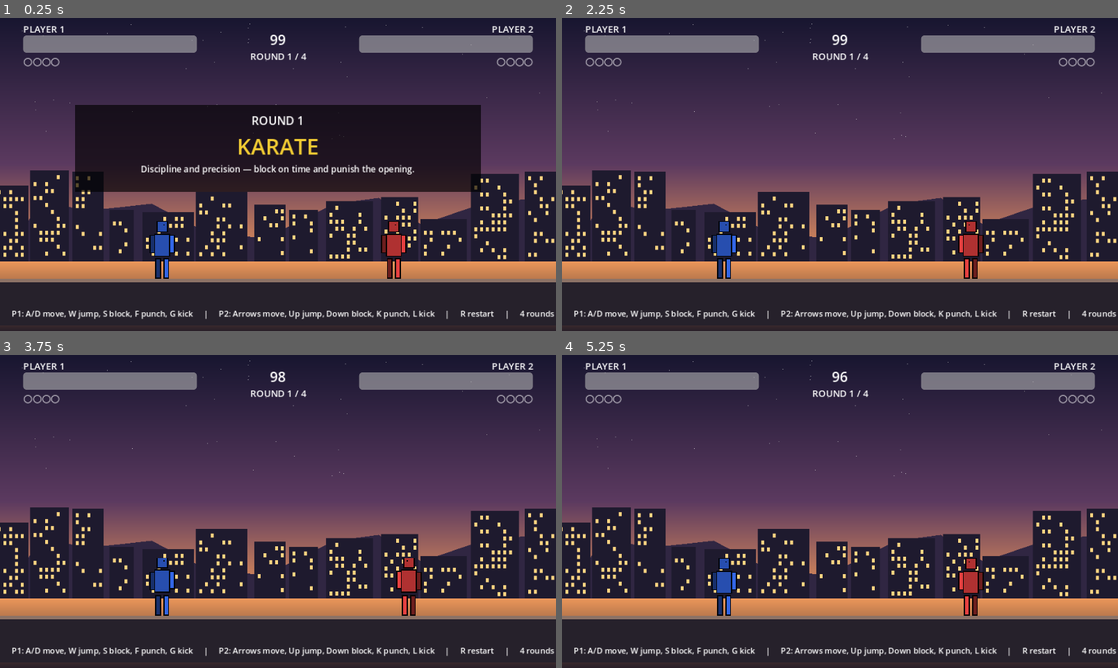
Above: before the commit, frames 1-4 (two rows, left to right).
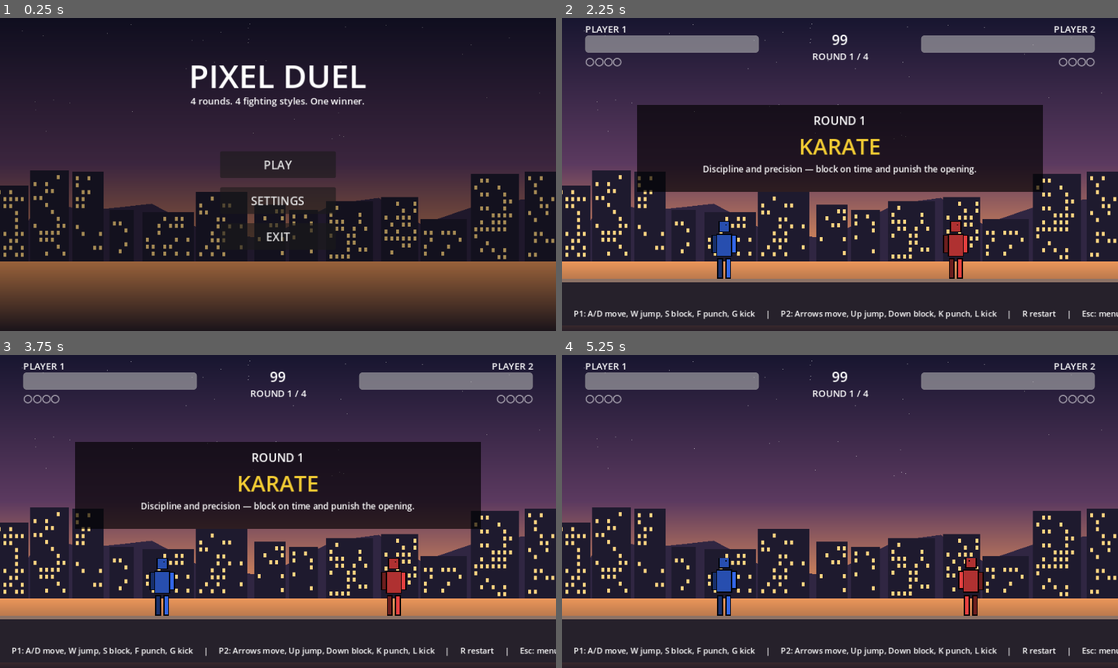
Above: after the commit, the same moments.

Repository: AashishThapaMagar/pixel-duel
Game: Godot game, scene res://scenes/MainMenu.tscn
The game is run twice, just before and just after one commit, with the same random seed, the same clock (stepped at 60 frames per second) and the same inputs. Before the commit the project starts from res://scenes/Arena.tscn.
Inputs (mouse positions are in pixels of both pictures, inside the frame that each line leads up to):
- Up to frame 1 (0.25 s): no input
- Up to frame 2 (2.25 s): click (840, 199) at 0.5 s, where only the run after the commit has a clickable "SETTINGS"; click (840, 237) at 1.25 s, where only the run after the commit has a clickable "BACK"; click (840, 165) at 2 s, where only the run after the commit has a clickable "PLAY"
- Up to frame 3 (3.75 s): tap Enter at 3.5 s
- Up to frame 4 (5.25 s): no input

The runs differ from the first frame. In frame 1, 54% of the frame differs, in the area x 0-100%, y 1-97%; in frame 2, 21%; in frame 3, 21%; in frame 4, 0.2%.

Commit message:
Add a main menu with Play, Settings, and Exit
- scenes/MainMenu.tscn (now run/main_scene) is the game's entry point:
  Play starts Arena.tscn, Settings shows a Fullscreen toggle + Volume
  slider, Exit quits. Both screens share one scene, toggled visible by
  main_menu.gd rather than split into separate scene files.
- scripts/settings.gd is a new autoload: applies fullscreen/volume
  immediately (DisplayServer/AudioServer) and persists them to
  user://settings.cfg so they survive a restart.
- arena.gd: Esc now returns to the main menu mid-match, so Play isn't a
  one-way door.
- README documents the menu and controls table gets the Esc entry.

Verified via headless import (no errors) and the smoke test (all pass).

Diff:
--- a/project.godot
+++ b/project.godot
@@ -12,9 +12,13 @@
 
 config/name="Pixel Duel"
 config/description="A 2D fighting game prototype (Tekken/Street-Fighter style) built in Godot."
-run/main_scene="res://scenes/Arena.tscn"
+run/main_scene="res://scenes/MainMenu.tscn"
 config/features=PackedStringArray("4.2", "GL Compatibility")
 config/icon="res://icon.svg"
+
+[autoload]
+
+Settings="*res://scripts/settings.gd"
 
 [display]
 
--- a/scenes/Arena.tscn
+++ b/scenes/Arena.tscn
@@ -164,5 +164,5 @@
 offset_right = 940.0
 offset_bottom = 535.0
 theme_override_font_sizes/font_size = 14
-text = "P1: A/D move, W jump, S block, F punch, G kick     |     P2: Arrows move, Up jump, Down block, K punch, L kick     |     R restart     |     4 rounds — style changes each round"
+text = "P1: A/D move, W jump, S block, F punch, G kick     |     P2: Arrows move, Up jump, Down block, K punch, L kick     |     R restart     |     Esc: menu"
 horizontal_alignment = 1
--- /dev/null
+++ b/scenes/MainMenu.tscn
@@ -0,0 +1,109 @@
+[gd_scene load_steps=3 format=3 uid="uid://cmainmenu001"]
+
+[ext_resource type="Script" path="res://scripts/main_menu.gd" id="1"]
+[ext_resource type="Texture2D" path="res://assets/backgrounds/arena_bg.png" id="2"]
+
+[node name="MainMenu" type="Control"]
+anchor_right = 1.0
+anchor_bottom = 1.0
+script = ExtResource("1")
+
+[node name="Background" type="TextureRect" parent="."]
+anchor_right = 1.0
+anchor_bottom = 1.0
+texture = ExtResource("2")
+expand_mode = 1
+stretch_mode = 5
+mouse_filter = 2
+
+[node name="Dim" type="ColorRect" parent="."]
+anchor_right = 1.0
+anchor_bottom = 1.0
+color = Color(0, 0, 0, 0.35)
+mouse_filter = 2
+
+[node name="Title" type="Label" parent="."]
+offset_left = 0.0
+offset_top = 60.0
+offset_right = 960.0
+offset_bottom = 130.0
+theme_override_font_sizes/font_size = 56
+text = "PIXEL DUEL"
+horizontal_alignment = 1
+
+[node name="Subtitle" type="Label" parent="."]
+offset_left = 0.0
+offset_top = 132.0
+offset_right = 960.0
+offset_bottom = 158.0
+theme_override_font_sizes/font_size = 16
+text = "4 rounds. 4 fighting styles. One winner."
+horizontal_alignment = 1
+
+[node name="MainScreen" type="Control" parent="."]
+anchor_right = 1.0
+anchor_bottom = 1.0
+
+[node name="VBox" type="VBoxContainer" parent="MainScreen"]
+offset_left = 380.0
+offset_top = 230.0
+offset_right = 580.0
+offset_bottom = 410.0
+theme_override_constants/separation = 16
+
+[node name="PlayButton" type="Button" parent="MainScreen/VBox"]
+custom_minimum_size = Vector2(200, 46)
+theme_override_font_sizes/font_size = 20
+text = "PLAY"
+
+[node name="SettingsButton" type="Button" parent="MainScreen/VBox"]
+custom_minimum_size = Vector2(200, 46)
+theme_override_font_sizes/font_size = 20
+text = "SETTINGS"
+
+[node name="ExitButton" type="Button" parent="MainScreen/VBox"]
+custom_minimum_size = Vector2(200, 46)
+theme_override_font_sizes/font_size = 20
+text = "EXIT"
+
+[node name="SettingsScreen" type="Control" parent="."]
+anchor_right = 1.0
+anchor_bottom = 1.0
+visible = false
+
+[node name="VBox" type="VBoxContainer" parent="SettingsScreen"]
+offset_left = 280.0
+offset_top = 190.0
+offset_right = 680.0
+offset_bottom = 400.0
+theme_override_constants/separation = 20
+
+[node name="SettingsLabel" type="Label" parent="SettingsScreen/VBox"]
+theme_override_font_sizes/font_size = 28
+text = "SETTINGS"
+horizontal_alignment = 1
+
+[node name="FullscreenCheck" type="CheckBox" parent="SettingsScreen/VBox"]
+theme_override_font_sizes/font_size = 18
+text = "Fullscreen"
+
+[node name="VolumeRow" type="HBoxContainer" parent="SettingsScreen/VBox"]
+custom_minimum_size = Vector2(0, 32)
+theme_override_constants/separation = 12
+
+[node name="VolumeLabel" type="Label" parent="SettingsScreen/VBox/VolumeRow"]
+custom_minimum_size = Vector2(90, 0)
+theme_override_font_sizes/font_size = 18
+text = "Volume"
+
+[node name="VolumeSlider" type="HSlider" parent="SettingsScreen/VBox/VolumeRow"]
+custom_minimum_size = Vector2(260, 0)
+size_flags_horizontal = 3
+max_value = 1.0
+step = 0.05
+value = 0.8
+
+[node name="BackButton" type="Button" parent="SettingsScreen/VBox"]
+custom_minimum_size = Vector2(160, 42)
+theme_override_font_sizes/font_size = 18
+text = "BACK"
--- a/scripts/arena.gd
+++ b/scripts/arena.gd
@@ -60,6 +60,10 @@
 	_begin_round(0)
 
 func _process(delta: float) -> void:
+	if Input.is_action_just_pressed("ui_cancel"):
+		get_tree().change_scene_to_file("res://scenes/MainMenu.tscn")
+		return
+
 	if intro_timer > 0.0:
 		intro_timer -= delta
 		if intro_timer <= 0.0:
--- /dev/null
+++ b/scripts/main_menu.gd
@@ -0,0 +1,36 @@
+extends Control
+## The game's entry point (project.godot run/main_scene). Two screens sharing
+## one Control: MainScreen (Play/Settings/Exit) and SettingsScreen
+## (fullscreen + volume, backed by the Settings autoload), toggled by
+## show/hiding rather than swapping scenes since there's so little to it.
+
+@onready var main_screen: Control = $MainScreen
+@onready var settings_screen: Control = $SettingsScreen
+@onready var fullscreen_check: CheckBox = $SettingsScreen/VBox/FullscreenCheck
+@onready var volume_slider: HSlider = $SettingsScreen/VBox/VolumeRow/VolumeSlider
+
+func _ready() -> void:
+	_show_main()
+	fullscreen_check.button_pressed = Settings.fullscreen
+	volume_slider.value = Settings.volume
+
+	$MainScreen/VBox/PlayButton.pressed.connect(_on_play_pressed)
+	$MainScreen/VBox/SettingsButton.pressed.connect(_show_settings)
+	$MainScreen/VBox/ExitButton.pressed.connect(_on_exit_pressed)
+	$SettingsScreen/VBox/BackButton.pressed.connect(_show_main)
+	fullscreen_check.toggled.connect(Settings.set_fullscreen)
+	volume_slider.value_changed.connect(Settings.set_volume)
+
+func _on_play_pressed() -> void:
+	get_tree().change_scene_to_file("res://scenes/Arena.tscn")
+
+func _on_exit_pressed() -> void:
+	get_tree().quit()
+
+func _show_main() -> void:
+	main_screen.visible = true
+	settings_screen.visible = false
+
+func _show_settings() -> void:
+	main_screen.visible = false
+	settings_screen.visible = true
--- /dev/null
+++ b/scripts/settings.gd
@@ -0,0 +1,44 @@
+extends Node
+## Autoload (see project.godot [autoload]) — holds user-facing settings that
+## need to survive scene changes and, via a small save file, across sessions.
+## MainMenu's Settings screen reads/writes this; nothing else needs to.
+
+const SAVE_PATH := "user://settings.cfg"
+
+var fullscreen: bool = false
+var volume: float = 0.8   # 0..1 linear, converted to dB for the Master bus
+
+func _ready() -> void:
+	_load()
+	_apply()
+
+func set_fullscreen(value: bool) -> void:
+	fullscreen = value
+	_apply()
+	_save()
+
+func set_volume(value: float) -> void:
+	volume = clamp(value, 0.0, 1.0)
+	_apply()
+	_save()
+
+func _apply() -> void:
+	DisplayServer.window_set_mode(
+		DisplayServer.WINDOW_MODE_FULLSCREEN if fullscreen else DisplayServer.WINDOW_MODE_WINDOWED
+	)
+	var bus := AudioServer.get_bus_index("Master")
+	# volume=0 should be silent, not just very quiet — linear_to_db(0) is -inf,
+	# which AudioServer already treats as silent, but clamp explicitly anyway.
+	AudioServer.set_bus_volume_db(bus, -80.0 if volume <= 0.0 else linear_to_db(volume))
+
+func _load() -> void:
+	var cfg := ConfigFile.new()
+	if cfg.load(SAVE_PATH) == OK:
+		fullscreen = cfg.get_value("display", "fullscreen", fullscreen)
+		volume = cfg.get_value("audio", "volume", volume)
+
+func _save() -> void:
+	var cfg := ConfigFile.new()
+	cfg.set_value("display", "fullscreen", fullscreen)
+	cfg.set_value("audio", "volume", volume)
+	cfg.save(SAVE_PATH)
Not shown, changed: README.md
